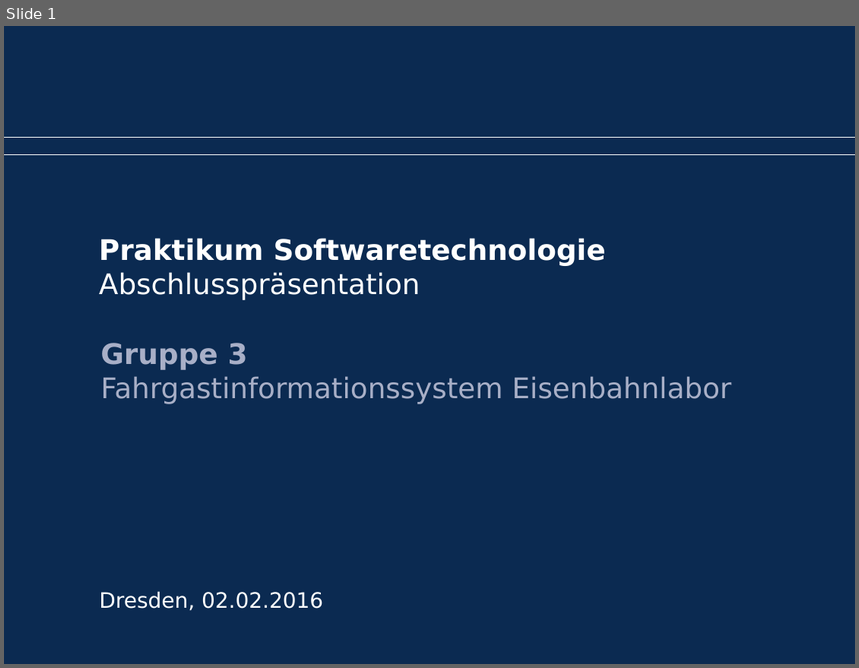
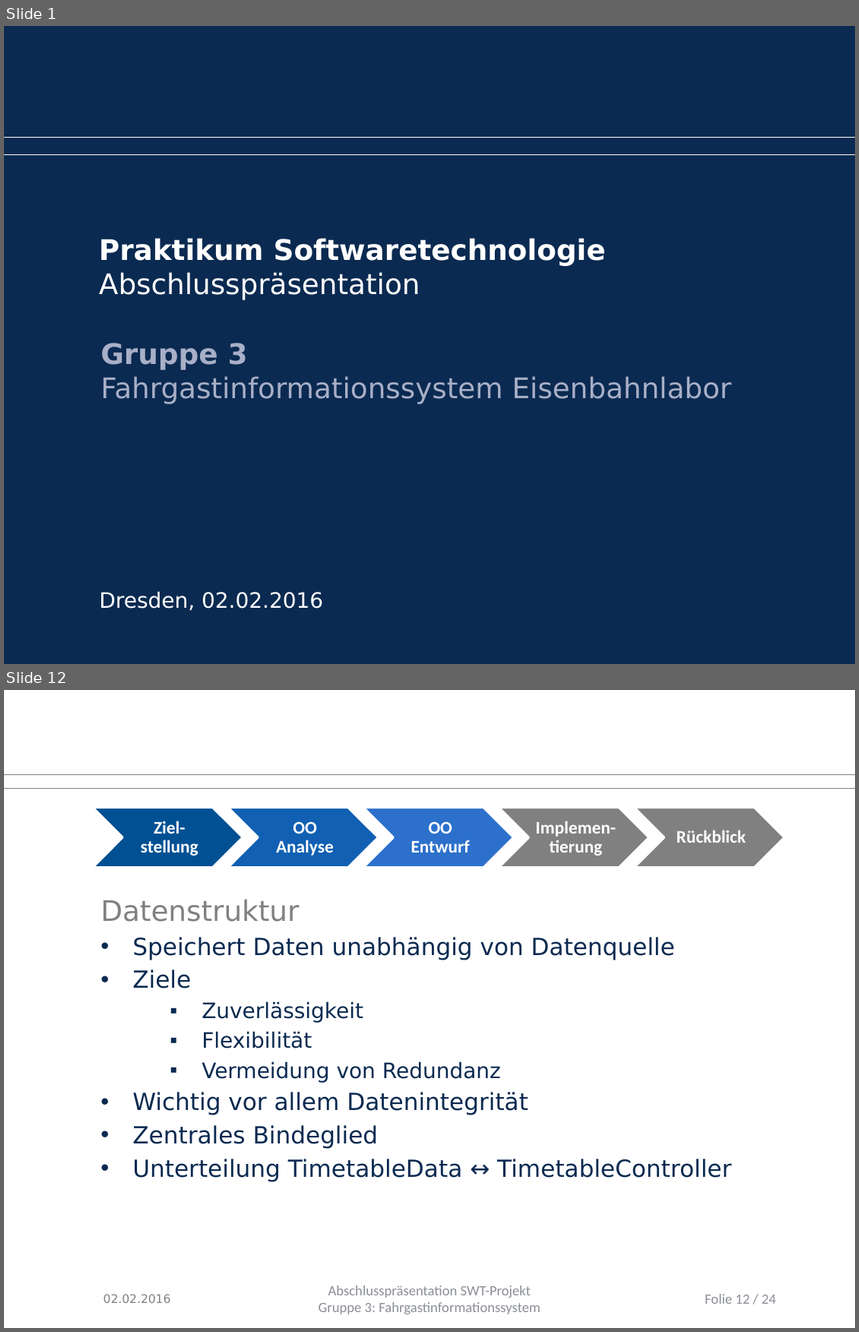
Before and after one commit to Juu98/fahrgastinformationssystem, a slide deck: organisation/Endpräsentation/abschlusspraesentation.pptx. Shown one above the other, each under a label of ours: slide 1 before the commit, slides 1 and 12 after it; the slides between them are not shown. The pictures are 859x668 and 859x1332 pixels, drawn with LibreOffice and Linux fonts; fonts in the diff are those of the drawing; background and template pictures are left out. Boxes give left, top, right and bottom in pixels: in the first picture for what was removed or moved away, otherwise in the second. Text is boxed around its words. In the diff, an @@ line names an element or a change of style, - is before the commit and + after.

```diff
--- a/organisation/Endpräsentation/abschlusspraesentation.pptx
+++ b/organisation/Endpräsentation/abschlusspraesentation.pptx
@@ slide 12 added at (4, 690, 855, 1328), background #FFFFFF @@
@@ line added from (4, 774) to (855, 774), #808080 0.5 pt @@
@@ line added from (4, 788) to (855, 788), #808080 0.5 pt @@
@@ group added at (92, 808, 785, 868): 5 chevrons, 5 texts @@
+Ziel-stellung
+OO Analyse
+OO Entwurf
+Implemen-tierung
+Rückblick
@@ text added at (101, 899, 731, 1182), 20 pt, text #0B2A51 @@
+Datenstruktur
+• Speichert Daten unabhängig von Datenquelle
+• Ziele
+  ▪ Zuverlässigkeit
+  ▪ Flexibilität
+  ▪ Vermeidung von Redundanz
+• Wichtig vor allem Datenintegrität
+• Zentrales Bindeglied
+• Unterteilung TimetableData ↔ TimetableController
@@ text added at (104, 1294, 171, 1303), 10 pt, text #808080 @@
+02.02.2016
@@ text added at (319, 1286, 541, 1315), 12 pt, text #8C8E98 @@
+Abschlusspräsentation SWT-Projekt
+Gruppe 3: Fahrgastinformationssystem
@@ page number added at (705, 1294, 776, 1304), 12 pt, text #8C8E98 @@
+Folie 12 / 24
```
Also in this commit, not shown: 5 slides changed, 13 other slides added, 1 other file.
